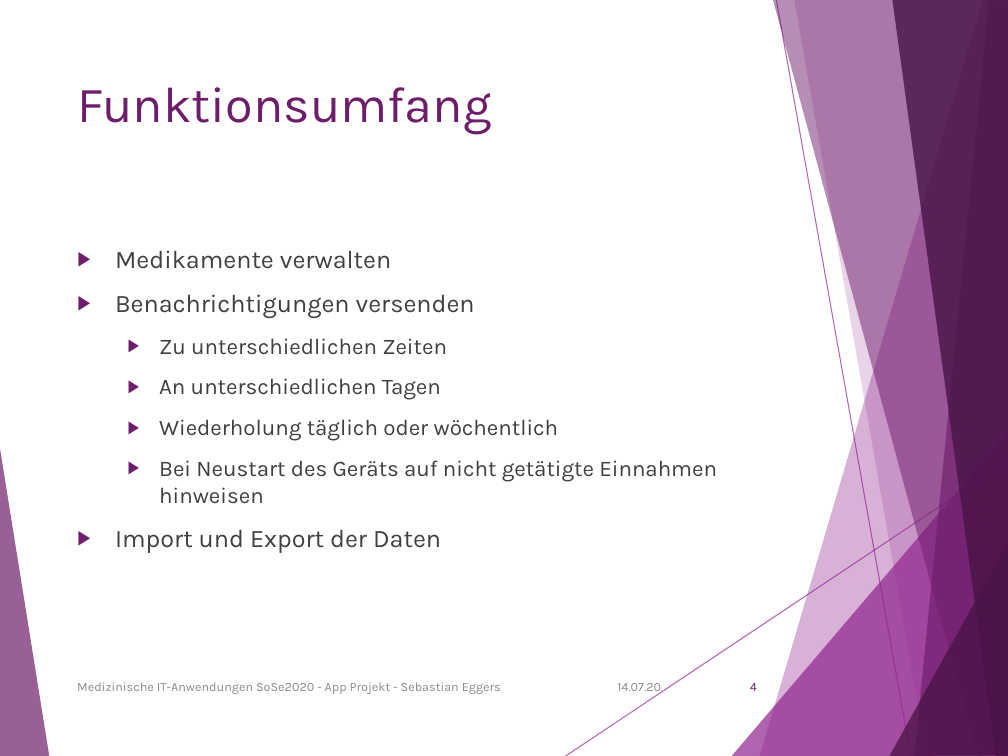
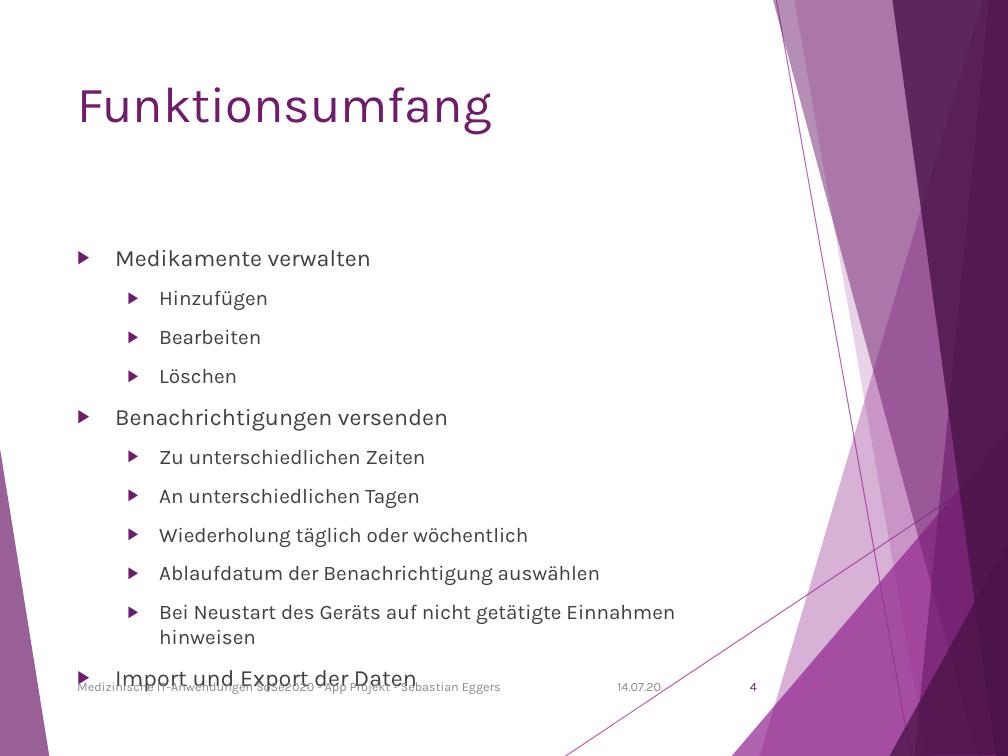
Before and after one commit to S-Eggers/MediAppSoSe2020, a slide deck: slide 5 of Medizinische IT-Anwendungen App Präsentation.pptx. Drawn at 1008x756 pixels with LibreOffice and Linux fonts; fonts in the diff are those of the drawing. Boxes give left, top, right and bottom in pixels: in the first picture for what was removed or moved away, otherwise in the second. Text is boxed around its words. In the diff, an @@ line names an element or a change of style, - is before the commit and + after.

```diff
--- a/Medizinische IT-Anwendungen App Präsentation.pptx
+++ b/Medizinische IT-Anwendungen App Präsentation.pptx
@@ text at [115, 250, 675, 691]: size 18 to 16.6 pt in "Medikamente verwalten", "Benachrichtigungen versenden", "Import und Export der Daten"; size 16 to 14.8 pt in "Zu unterschiedlichen Zeiten", "An unterschiedlichen Tagen", "Wiederholung täglich oder wöchentlich", "Bei Neustart des Geräts auf nicht getätigte ..." @@
@@ text at [159, 290, 268, 384]: paragraphs added @@
+  ▶ Hinzufügen
+  ▶ Bearbeiten
+  ▶ Löschen
@@ text at [159, 565, 600, 585]: paragraph added @@
+  ▶ Ablaufdatum der Benachrichtigung auswählen
```
Also in this commit, not shown: 4 other slides changed, 1 other file.
